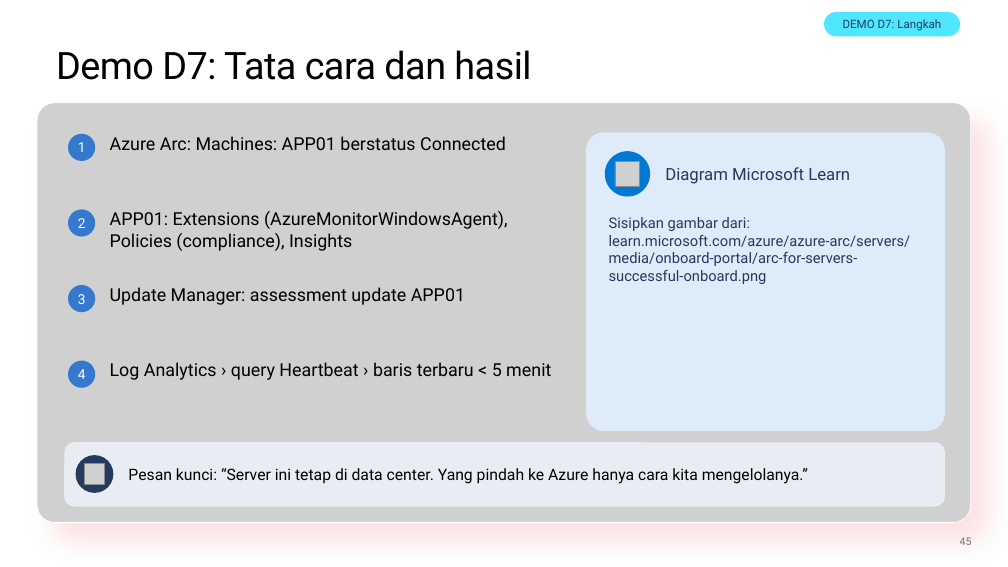
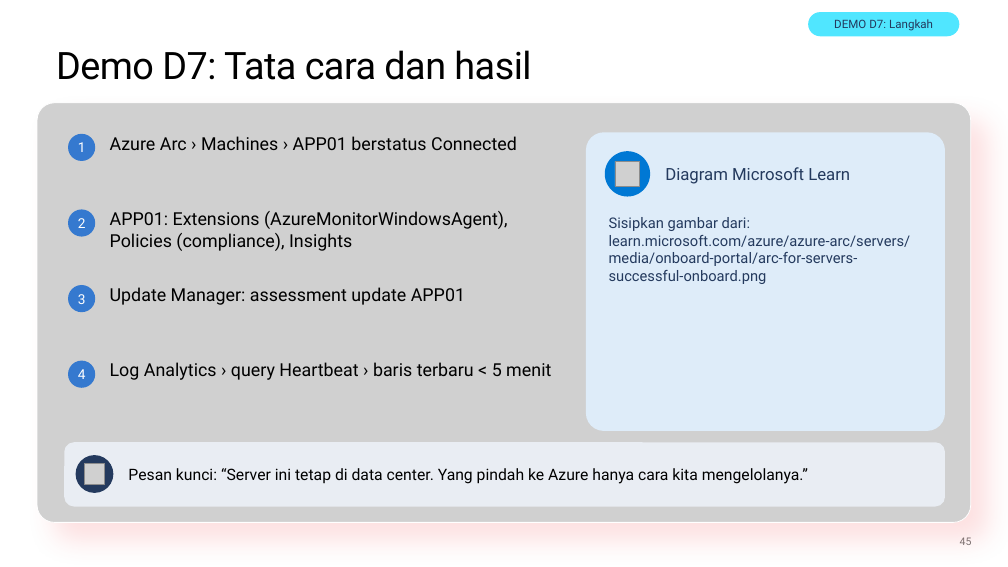
Before and after one commit to medisa-aris/azure-landing-zone-training, a slide deck: slide 45 of slides/pptx/slide_day04_hybrid-connectivity-operations.pptx. Drawn at 1008x567 pixels with LibreOffice and Linux fonts; fonts in the diff are those of the drawing; grey boxes stand for pictures; background and template pictures are left out. Boxes give left, top, right and bottom in pixels: in the first picture for what was removed or moved away, otherwise in the second. Text is boxed around its words. In the diff, an @@ line names an element or a change of style, - is before the commit and + after.

```diff
--- a/slides/pptx/slide_day04_hybrid-connectivity-operations.pptx
+++ b/slides/pptx/slide_day04_hybrid-connectivity-operations.pptx
@@ rounded rectangle "DEMO D7: Langkah": place and size @@
-rounded rectangle "DEMO D7: Langkah" at box(824, 12, 960, 36)
+rounded rectangle "DEMO D7: Langkah" at box(808, 12, 960, 36)
@@ text at box(110, 136, 517, 150): text changed @@
-Azure Arc: Machines: APP01 berstatus Connected
+Azure Arc › Machines › APP01 berstatus Connected
```
Also in this commit, not shown: 16 other slides changed, 6 other files.
